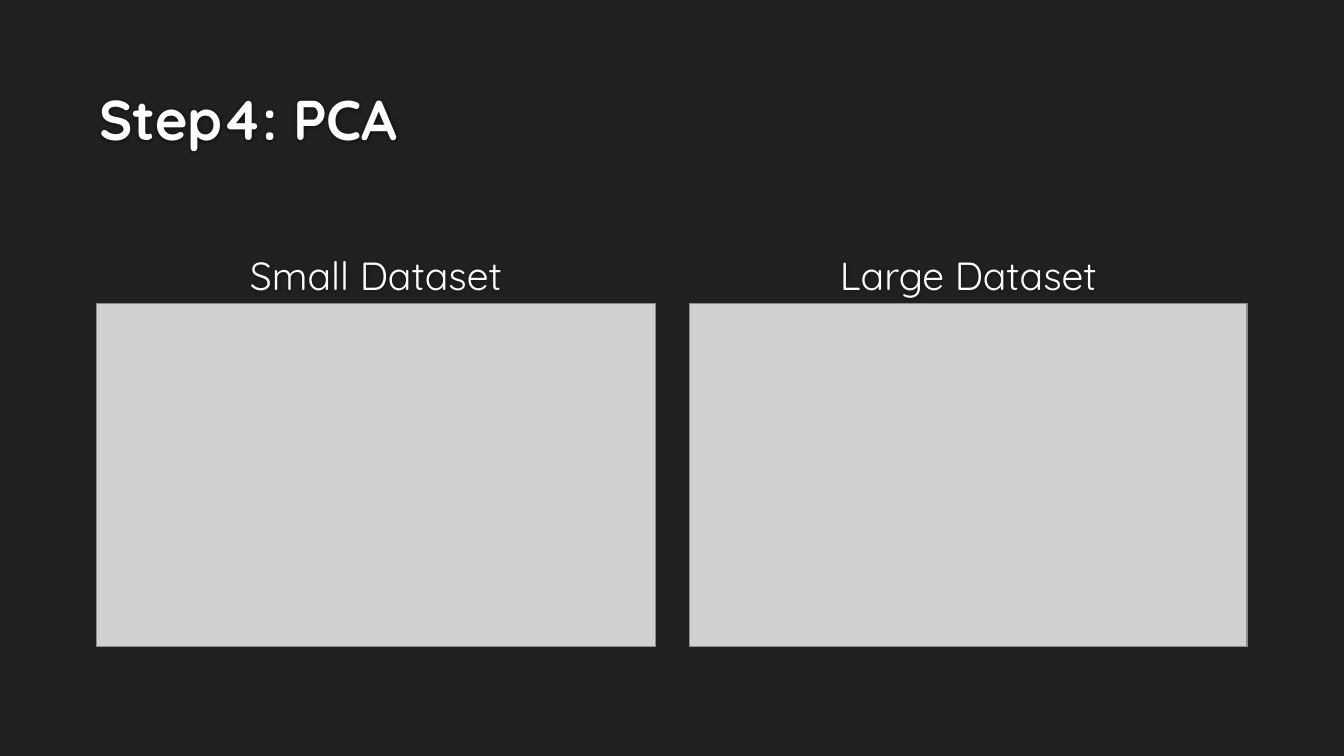
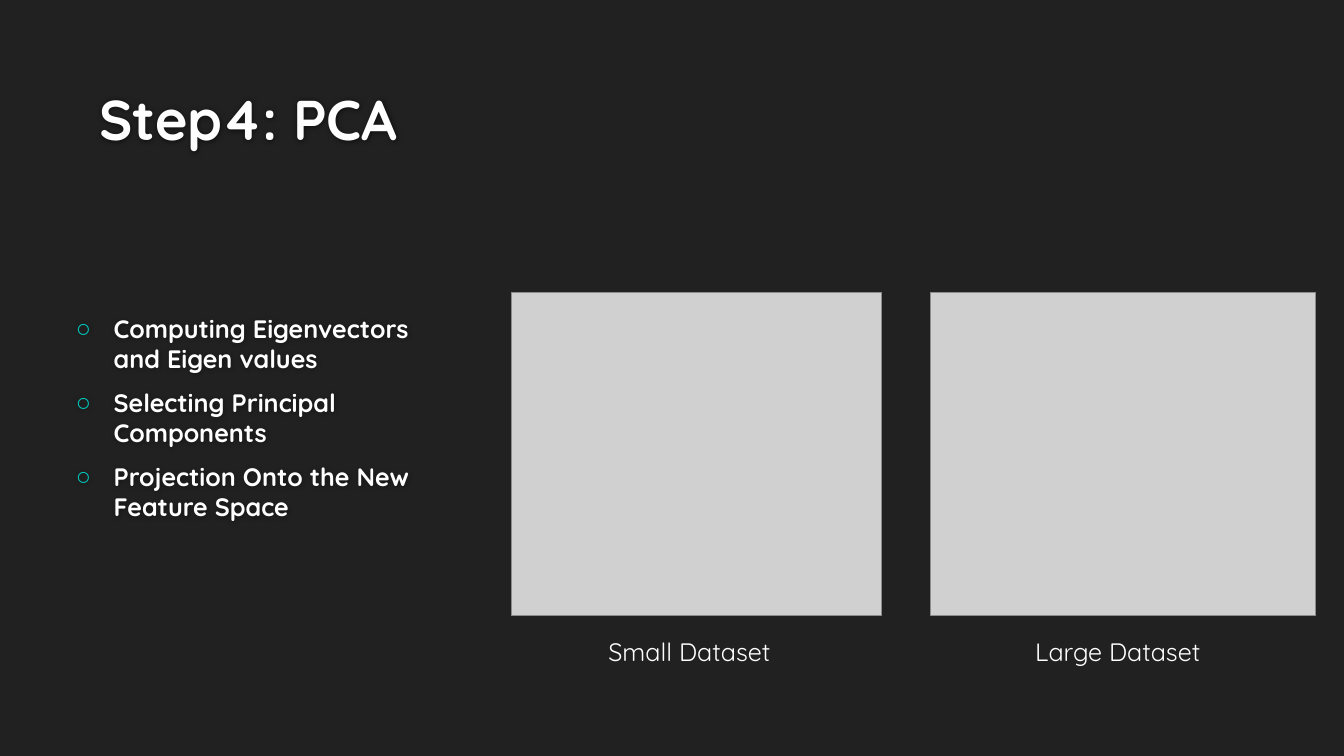
Before and after one commit to wadehuangwei/INFO7250-Final, a slide deck: slide 13 of 7250Final.pptx (slide 14 before the commit). Drawn at 1344x756 pixels with LibreOffice and Linux fonts; fonts in the diff are those of the drawing; grey boxes stand for pictures; background and template pictures are left out. Boxes give left, top, right and bottom in pixels: in the first picture for what was removed or moved away, otherwise in the second. Text is boxed around its words. In the diff, an @@ line names an element or a change of style, - is before the commit and + after.

Commit message:
update

```diff
--- a/7250Final.pptx
+++ b/7250Final.pptx
@@ picture: place and size @@
-picture at [97,303,655,646]
+picture at [511,292,881,615]
@@ picture: place and size @@
-picture at [690,303,1247,646]
+picture at [931,292,1316,615]
@@ text added at [114,320,409,521], 18 pt, text #FFFFFF, bold @@
+○ Computing Eigenvectors and Eigen values
+○ Selecting Principal Components
+○ Projection Onto the New Feature Space
@@ text "Small Dataset": place and size @@
-text "Small Dataset" at [250,261,502,291]
+text "Small Dataset" at [608,642,770,662]
@@ text "Small Dataset" at [608,642,770,662]: size 28 to 18 pt; alignment centre to left; less space between paragraphs; vertical alignment bottom to top @@
@@ text "Large Dataset" at [1035,643,1200,666]: size 28 to 18 pt; alignment centre to left; less space between paragraphs; vertical alignment bottom to top @@
@@ text "Large Dataset": place and size @@
-text "Large Dataset" at [840,262,1097,298]
+text "Large Dataset" at [1035,643,1200,666]
```
Also in this commit, not shown: 2 other slides changed, 1 slide added, 2 slides removed.
